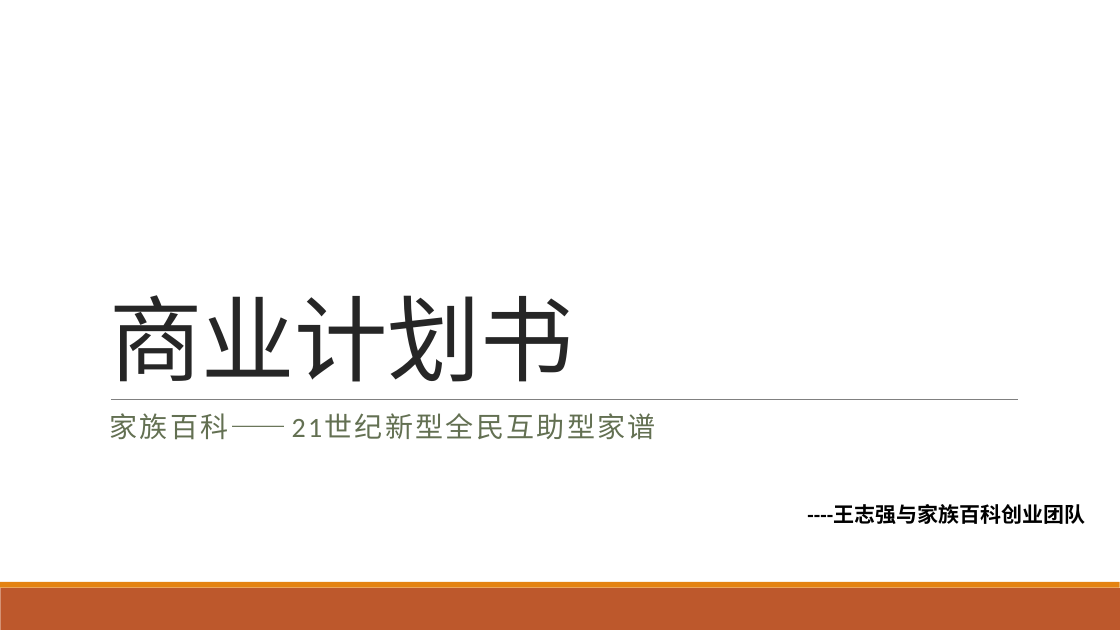
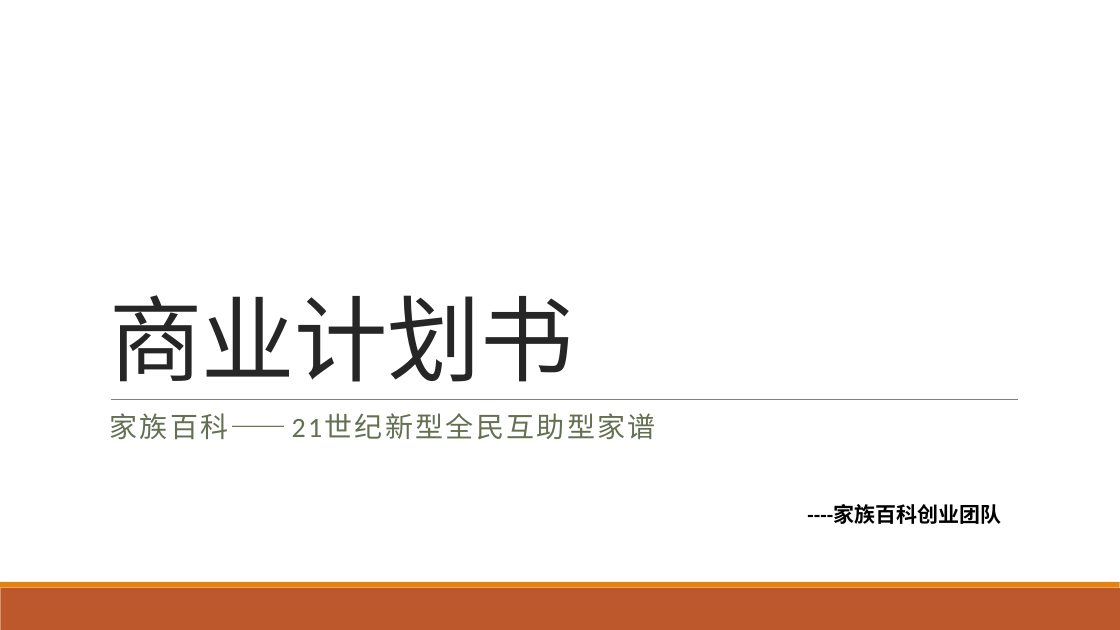
Before and after one commit to alpena1986/bloodnetdoc, a slide deck: slide 1 of 商业计划书.pptx. Drawn at 1120x630 pixels with LibreOffice and Linux fonts; fonts in the diff are those of the drawing. Boxes give left, top, right and bottom in pixels: in the first picture for what was removed or moved away, otherwise in the second. Text is boxed around its words. In the diff, an @@ line names an element or a change of style, - is before the commit and + after.

Commit message:
商业计划书更新

```diff
--- a/商业计划书.pptx
+++ b/商业计划书.pptx
@@ text at box(807, 504, 1001, 524): text changed @@
-----王志强与家族百科创业团队
+----家族百科创业团队
```
Also in this commit, not shown: 2 other slides changed, 1 other file.
